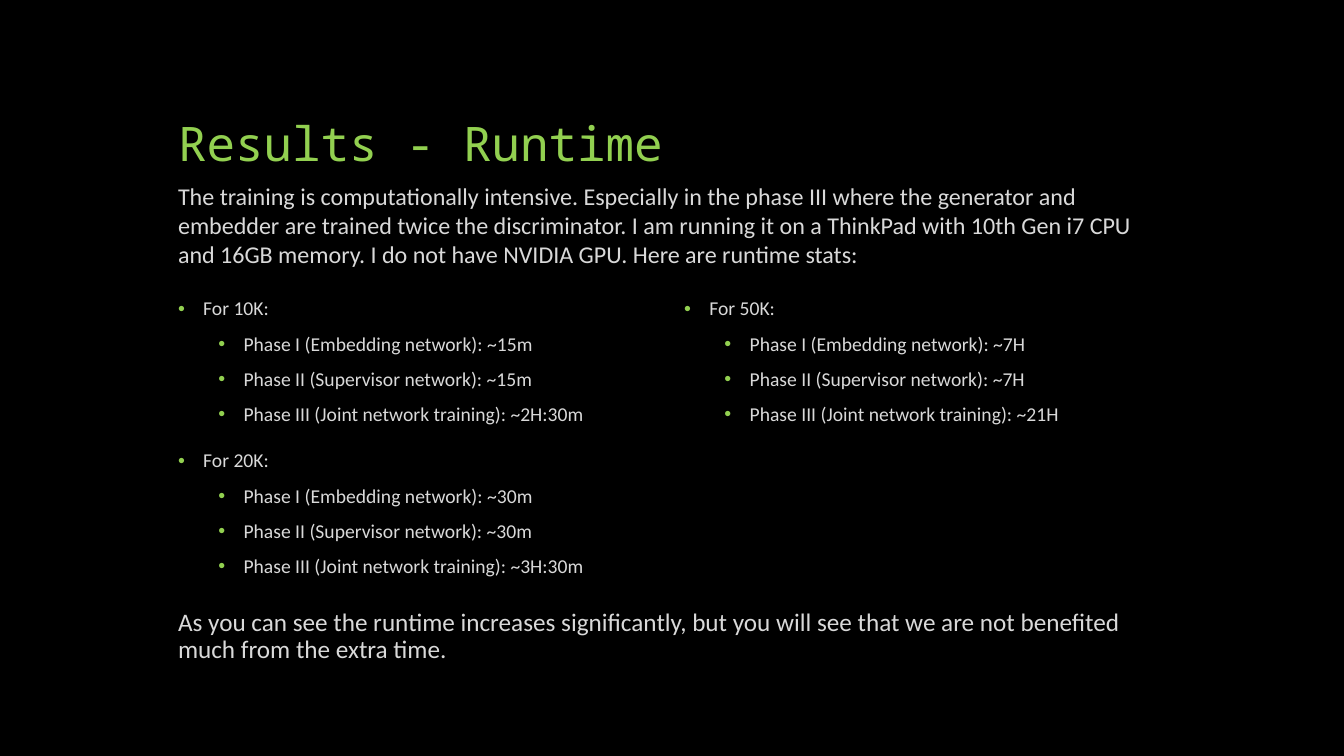
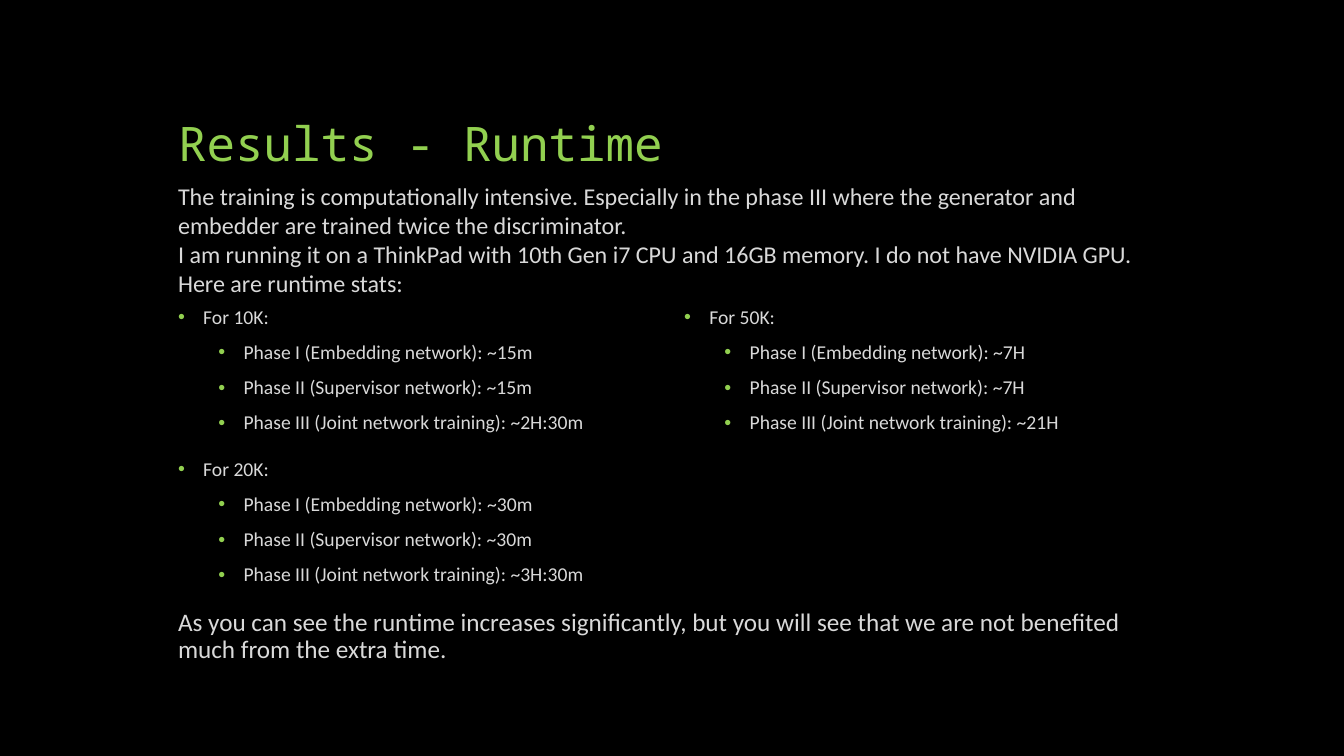
Before and after one commit to shsab/DL_Term_Project, a slide deck: slide 12 of presentation/Deep-Learning-Term-Project.pptx (slide 11 before the commit). Drawn at 1344x756 pixels with LibreOffice and Linux fonts; fonts in the diff are those of the drawing. Boxes give left, top, right and bottom in pixels: in the first picture for what was removed or moved away, otherwise in the second. Text is boxed around its words. In the diff, an @@ line names an element or a change of style, - is before the commit and + after.

Commit message:
Update the PPT and README.md

```diff
--- a/presentation/Deep-Learning-Term-Project.pptx
+++ b/presentation/Deep-Learning-Term-Project.pptx
@@ text "The training is computationally intensive. ..." rewrapped from <box>178,188,1131,267</box> to <box>178,188,1132,292</box> @@
@@ text "For 10K:": place and size @@
-text "For 10K:" at <box>203,302,584,577</box>
+text "For 10K:" at <box>203,311,584,585</box>
@@ text "For 50K:": place and size @@
-text "For 50K:" at <box>709,302,1059,425</box>
+text "For 50K:" at <box>709,311,1059,433</box>
```
Also in this commit, not shown: 1 slide added, 1 other file.
